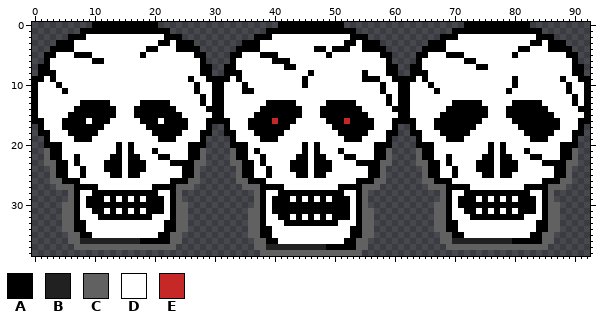
Sprite sheet -- Troubadour/android/assets/Boss1.png. Above: the version before the commit.
The file is 93x39 pixels.
Palette (. is transparent): A #000000  B #212121  C #616161  D #ffffff  E #c62828
The result:
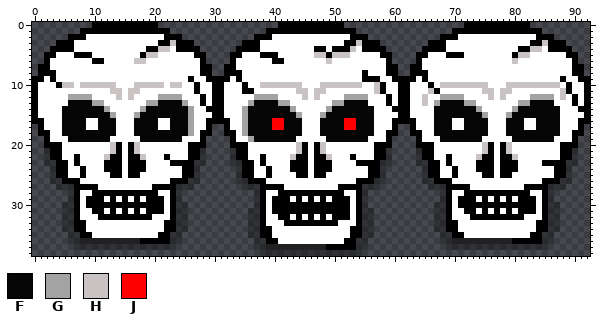
Colours new in this view: F #000000eb  G #a3a3a3  H #c9c3c3  J #ff0000
Changes in this commit:
colour C: #616161 -> #0000004d
Changed rows in their new state; - is a pixel that keeps its letter.
first column x 5:
 3 ------------------H------------------------------H------------------------------H---
 4 ----------------HH------------------------------H-----------------------------HH----
 5 --------------HH--------------------------HH-HHH----------------------------HH------
 6 ------------HH-----------------------D------H----------------------DD------H--------
 7 -------------------------------------DD------------------------------DD-------------
 8 -----------------------------------------D------------------------------------------
 9 ----------------------------------------D----------------------------------D--------
10 HH-HHHHHH---HHHHH-HH-------------HHHHHHHD--HHHHHHH--H----------HHHHHHHH---HHHHHHHHH-
11 D-------HH-HH--------------------------HH-HH--------H--------H--------HH-HH--------H
12 -GGGG----H-H----GGGG------------GGGG----H-H----GGGG---------H--GGGG----H-H----GGGG-H
13 -FFFFGGD-----DGGFFFFG----------GFFFFGGD-----DGGFFFF---------H-GFFFFGGD-----DGGFFFF--
14 FFFFFFFGD---DGFFFFFFFG--------GFFFFFFFGD---DGFFFFFFF----------FFFFFFFGD---DGFFFFFFF-
15 FFFFFFFFG---GFFFFFFFFG--------GFFFFFFFFG---GFFFFFFFF----------FFFFFFFFG---GFFFFFFFF-
16 FFFF-DFFF---FFFF-DFFFG--------GFFFFJJFFF---FFFFJJFFF----------FFFDDFFFF---FFFDDFFFF-
17 FFFFDDFFF---FFFFDDFFFG--------GFFFFJJFFF---FFFFJJFFF----------FFFDDFFFF---FFFDDFFFF-
18 FFFFFFFFF---FFFFFFFFFG--------GFFFFFFFFF---FFFFFFFFF----------FFFFFFFFF---FFFFFFFFF-
19 -FFFFFFF-----FFFFFFF-----------GFFFFFFF-----FFFFFFF------------FFFFFFF-----FFFFFFF--
20 --------H---H--------------------------H---H--------------------------H---H---------
21 --------H---H--D----------------D------H---H--D-----------------------H---H--D------
22 -------H-----H--D---------------------H-----H--D---------------------H-----H--DD----
Boxes around the changes in both pictures, in picture pixels (x1, y1, x2, y2):
changed: (44, 40, 206, 250)
changed: (230, 40, 392, 256)
changed: (416, 40, 578, 250)
